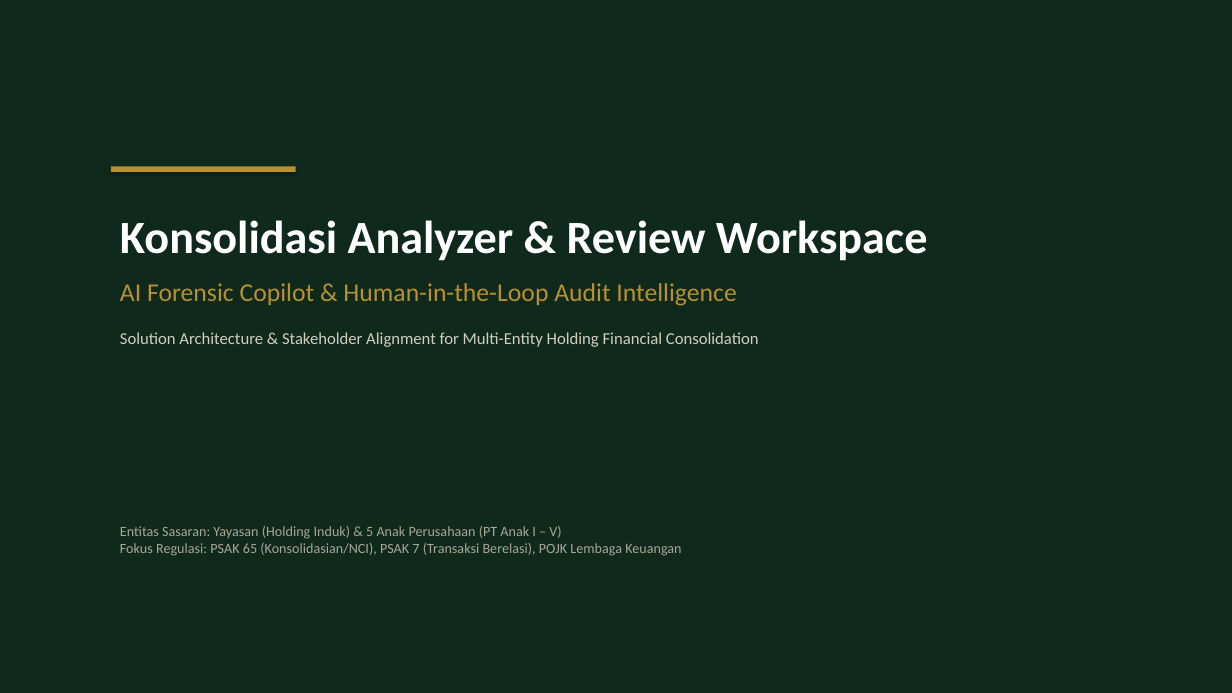
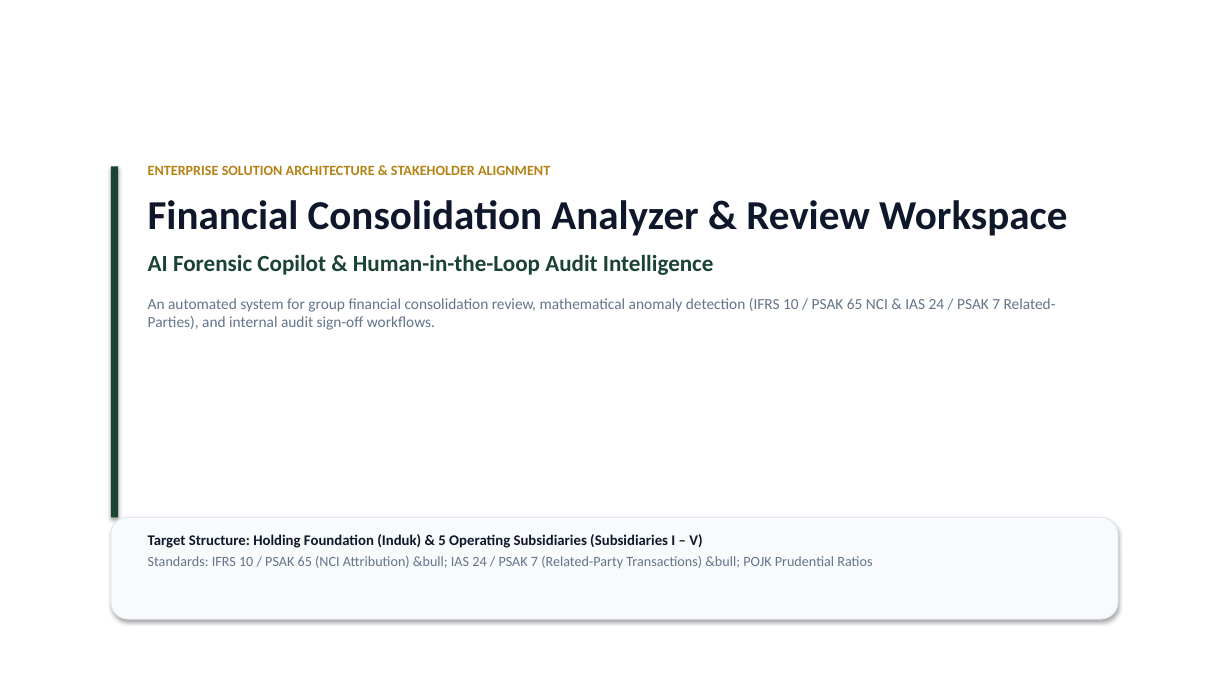
Before and after one commit to farahqoonitaa/poc-for-ai-agent, a slide deck: slide 1 of Konsolidasi_Analyzer_Solution_Architecture.pptx. Drawn at 1232x693 pixels with LibreOffice and Linux fonts; fonts in the diff are those of the drawing. Boxes give left, top, right and bottom in pixels: in the first picture for what was removed or moved away, otherwise in the second. Text is boxed around its words. In the diff, an @@ line names an element or a change of style, - is before the commit and + after.

Commit message:
style: Update presentation to English and executive white theme

```diff
--- a/Konsolidasi_Analyzer_Solution_Architecture.pptx
+++ b/Konsolidasi_Analyzer_Solution_Architecture.pptx
@@ rectangle at [0, 0, 1232, 693]: fill #0F2A1D to #FFFFFF @@
@@ rectangle removed at [111, 166, 296, 172] @@
@@ rectangle added at [111, 166, 118, 518], fill #1B4332 @@
@@ text "ENTERPRISE SOLUTION ARCHITECTURE & STAKEHOLDER ...": place and size @@
-text "ENTERPRISE SOLUTION ARCHITECTURE & STAKEHOLDER ..." at [120, 220, 928, 347]
+text "ENTERPRISE SOLUTION ARCHITECTURE & STAKEHOLDER ..." at [148, 165, 1067, 330]
@@ text at [148, 165, 1067, 236]: text changed; size 36 to 11 pt; text colour #FFFFFF to #B48214 @@
-Konsolidasi Analyzer & Review Workspace
+ENTERPRISE SOLUTION ARCHITECTURE & STAKEHOLDER ALIGNMENT
+Financial Consolidation Analyzer & Review Workspace
@@ text at [148, 254, 714, 275]: size 20 to 18 pt, text colour #B8902E to #1B4332, bold on in "AI Forensic Copilot & Human-in-the-Loop Audit Intelligence"; less space between paragraphs @@
@@ text at [148, 298, 1056, 330]: text changed; size 13 to 12 pt; text colour #D2CDC3 to #64748B @@
-Solution Architecture & Stakeholder Alignment for Multi-Entity Holding Financial Consolidation
+An automated system for group financial consolidation review, mathematical anomaly detection (IFRS 10 / PSAK 65 NCI & IAS 24 / PSAK 7 Related-Parties), and internal audit sign-off workflows.
@@ rounded rectangle added at [111, 518, 1118, 619], fill #F8FAFC, outline #E2E8F0 0.75 pt @@
@@ text at [148, 534, 872, 568]: text changed; text colour #AAA59B to #64748B @@
-Entitas Sasaran: Yayasan (Holding Induk) & 5 Anak Perusahaan (PT Anak I – V)
-Fokus Regulasi: PSAK 65 (Konsolidasian/NCI), PSAK 7 (Transaksi Berelasi), POJK Lembaga Keuangan
+Target Structure: Holding Foundation (Induk) & 5 Operating Subsidiaries (Subsidiaries I – V)
+Standards: IFRS 10 / PSAK 65 (NCI Attribution) &bull; IAS 24 / PSAK 7 (Related-Party Transactions) &bull; POJK Prudential Ratios
```
Also in this commit, not shown: 1 other slide changed, 8 slides added, 8 slides removed, 3 other files.
